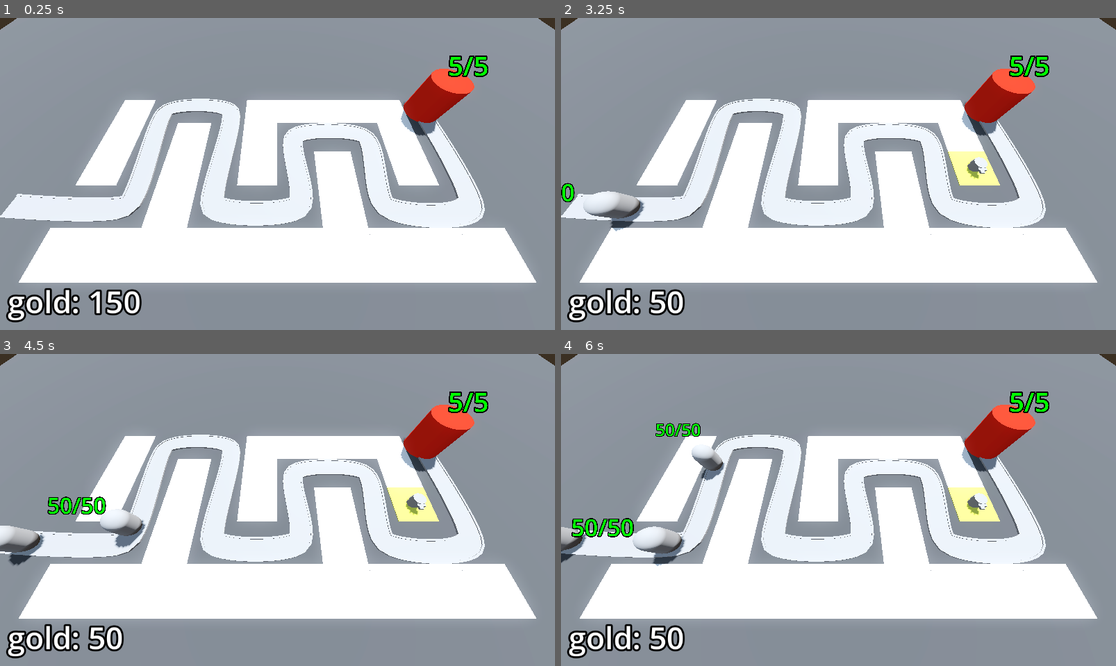
Above: before the commit, frames 1-4 (two rows, left to right).
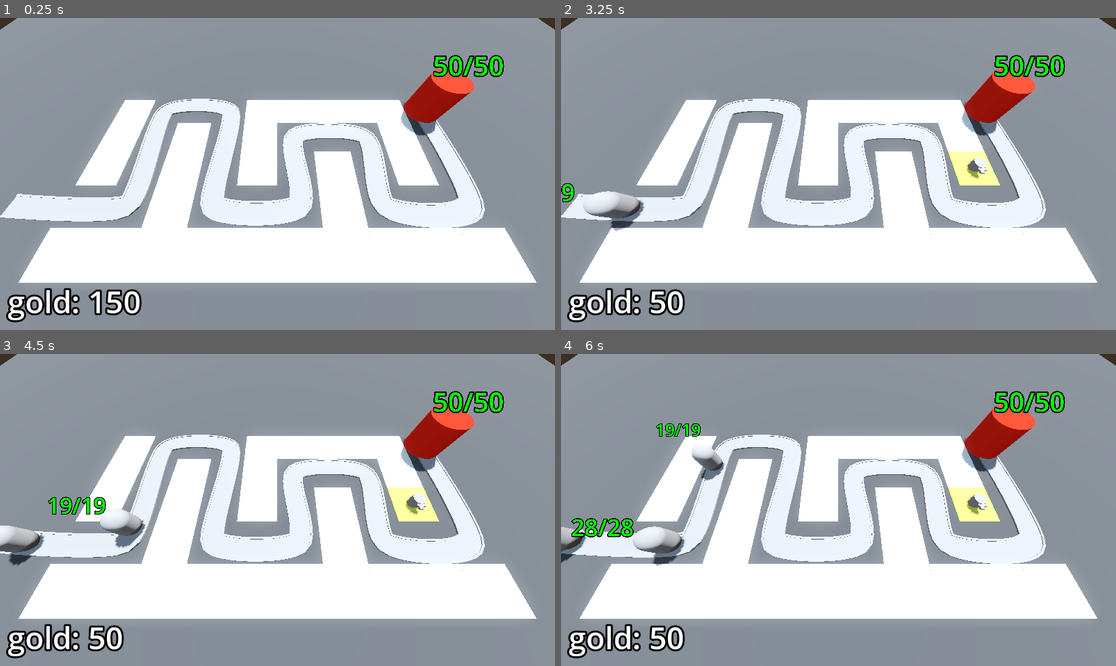
Above: after the commit, the same moments.

Repository: yrubner/TowerDefenseGD
Game: Godot game, scene res://BaseLevel.tscn
Same seed, same stepped clock (60 frames per second), same inputs: the game is played once before the commit and once after it.
Inputs (mouse positions are in pixels of both pictures, inside the frame that each line leads up to):
- Up to frame 1 (0.25 s): no input
- Up to frame 2 (3.25 s): tap Enter at 0.5, 2 s; move the mouse to (960, 158) at 0.52 s; press the mouse at (960, 158) at 0.53 s; tap Space at 1.25 s; move the mouse to (727, 189) at 1.27 s; release the mouse at (727, 189) at 1.28 s; click (727, 189) at 1.35 s; move the mouse to (894, 105) at 2.02 s; press the mouse at (894, 105) at 2.03 s; move the mouse to (810, 236) at 2.77 s; release the mouse at (810, 236) at 2.78 s; click (810, 236) at 2.85 s
- Up to frame 3 (4.5 s): move the mouse to (444, 556) at 3.52 s; press the mouse at (444, 556) at 3.53 s; move the mouse to (111, 463) at 4.27 s; release the mouse at (111, 463) at 4.28 s; click (111, 463) at 4.35 s
- Up to frame 4 (6 s): move the mouse to (866, 510) at 5.02 s; press the mouse at (866, 510) at 5.03 s; move the mouse to (755, 432) at 5.77 s; release the mouse at (755, 432) at 5.78 s; click (755, 432) at 5.85 s

The runs differ from the first frame. In frame 1, 0.4% of the frame differs, in the area x 77-91%, y 11-19%; in frame 2, 0.4%; in frame 3, 0.6%; in frame 4, 0.8%, in the area x 1-91%, y 11-59%.

Commit message:
Finished Lesson 57: Scaling Enemy Health

Diff:
--- a/Base/base.gd
+++ b/Base/base.gd
@@ -5,7 +5,6 @@
 var current_health: int:
 	set(health_in):
 		current_health = health_in
-		print("base health was changed")
 		label_3d.text = str(current_health) + "/" + str(max_health)
 		label_3d.modulate = Color.RED.lerp(Color.GREEN, float(current_health) / float(max_health))
 		if current_health < 1:
@@ -17,5 +16,4 @@
 	current_health = max_health
 
 func take_damage() -> void:
-	print("damage dealt to base!")
 	current_health -= 1
--- a/BaseLevel.tscn
+++ b/BaseLevel.tscn
@@ -114,6 +114,7 @@
 autostart = true
 
 [node name="Base" parent="." instance=ExtResource("3_j52uw")]
+max_health = 50
 
 [node name="TurretManager" type="Node3D" parent="." node_paths=PackedStringArray("enemy_path")]
 script = ExtResource("5_3nbo5")
@@ -143,3 +144,4 @@
 [node name="DifficultyManager" parent="." instance=ExtResource("9_sthab")]
 
 [connection signal="timeout" from="EnemyPath/Timer" to="EnemyPath" method="spawn_enemy"]
+[connection signal="stop_spawning_enemies" from="DifficultyManager" to="EnemyPath" method="_on_difficulty_manager_stop_spawning_enemies"]
--- a/DifficultyManager/difficulty_manager.gd
+++ b/DifficultyManager/difficulty_manager.gd
@@ -1,7 +1,10 @@
 extends Node
+
+signal stop_spawning_enemies
 
 @export var game_length: float = 30.0
 @export var spawn_time_curve: Curve
+@export var enemy_health_curve: Curve
 @onready var timer: Timer = $Timer
 
 
@@ -12,10 +15,17 @@
 
 # Called every frame. 'delta' is the elapsed time since the previous frame.
 func _process(delta: float) -> void:
-	print(get_spawn_time())
+	pass
 
 func game_progress_ratio() -> float:
 	return 1.0 - (timer.time_left / game_length)
 
 func get_spawn_time() -> float:
 	return spawn_time_curve.sample(game_progress_ratio())
+
+func get_enemy_health() -> float:
+	return enemy_health_curve.sample(game_progress_ratio())
+
+
+func _on_timer_timeout() -> void:
+	stop_spawning_enemies.emit()
--- a/DifficultyManager/difficulty_manager.tscn
+++ b/DifficultyManager/difficulty_manager.tscn
@@ -8,9 +8,18 @@
 _data = [Vector2(0, 2), 0.0, -1.75, 0, 1, Vector2(1, 0.25), -1.75, 0.0, 1, 0]
 point_count = 2
 
+[sub_resource type="Curve" id="Curve_2jymx"]
+min_value = 10.0
+max_value = 150.0
+_data = [Vector2(0, 10), 0.0, 140.0, 0, 1, Vector2(1, 150), 140.0, 0.0, 1, 0]
+point_count = 2
+
 [node name="DifficultyManager" type="Node"]
 script = ExtResource("1_jc8yi")
 spawn_time_curve = SubResource("Curve_8gbkx")
+enemy_health_curve = SubResource("Curve_2jymx")
 
 [node name="Timer" type="Timer" parent="."]
 one_shot = true
+
+[connection signal="timeout" from="Timer" to="." method="_on_timer_timeout"]
--- a/Enemy/enemy.gd
+++ b/Enemy/enemy.gd
@@ -11,7 +11,6 @@
 		if health_in < current_health:
 			animation_player.play("TakeDamage")
 		current_health = health_in
-		print("enemy health was changed")
 		entity_name_label.text = str(current_health) + "/" + str(max_health)
 		entity_name_label.modulate = Color.RED.lerp(Color.GREEN, float(current_health) / float(max_health))
 		if current_health < 1:
@@ -32,3 +31,4 @@
 	if progress_ratio == 1.0:
 		base.take_damage()
 		set_process(false)
+		queue_free()
--- a/enemy_path.gd
+++ b/enemy_path.gd
@@ -7,5 +7,10 @@
 
 func spawn_enemy() -> void:
 	var new_enemy = enemy_scene.instantiate()
+	new_enemy.max_health = difficulty_manager.get_enemy_health()
 	add_child(new_enemy)
 	timer.wait_time = difficulty_manager.get_spawn_time()
+
+
+func _on_difficulty_manager_stop_spawning_enemies() -> void:
+	timer.stop()
Not shown: 1 places in DifficultyManager/difficulty_manager.tscn that only renumber resources
Not shown, changed: README.md
